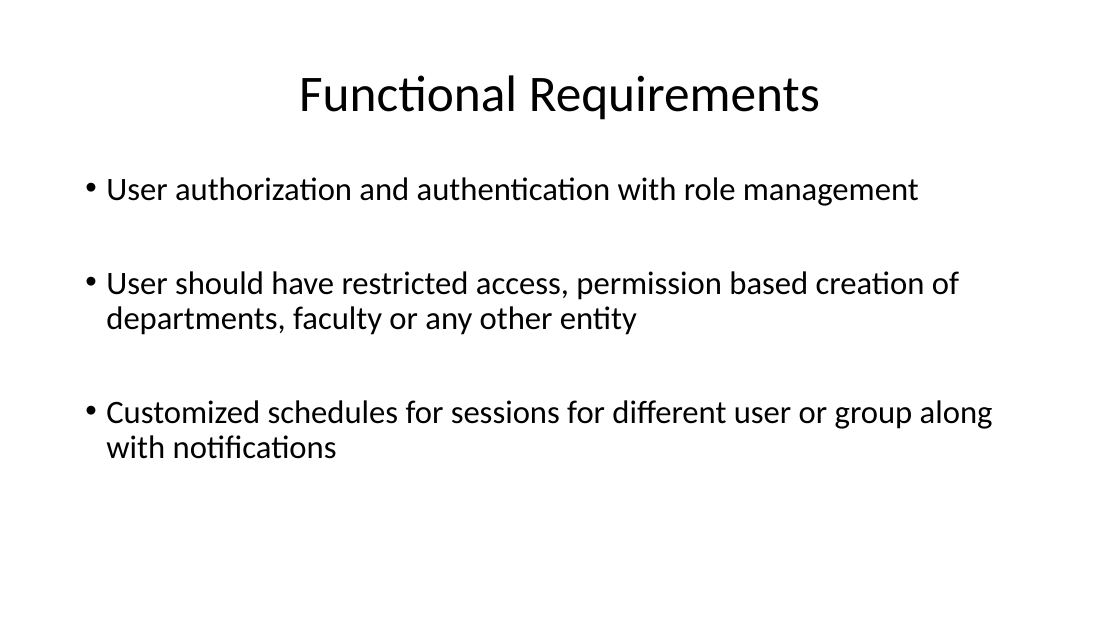
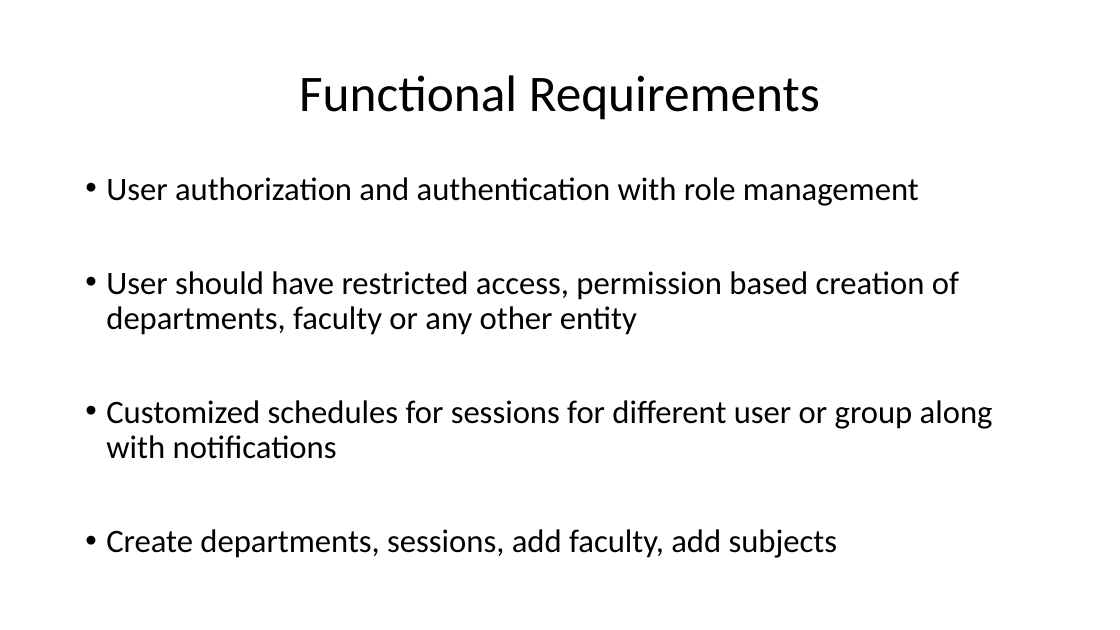
Before and after one commit to pesumca/vibhaag, a slide deck: slide 6 of docs/second_presentation/Vibhaag - Second Presentation.pptx. Drawn at 1120x630 pixels with LibreOffice and Linux fonts; fonts in the diff are those of the drawing. Boxes give left, top, right and bottom in pixels: in the first picture for what was removed or moved away, otherwise in the second. Text is boxed around its words. In the diff, an @@ line names an element or a change of style, - is before the commit and + after.

Commit message:
CRUD operations for Departments

```diff
--- a/docs/second_presentation/Vibhaag - Second Presentation.pptx
+++ b/docs/second_presentation/Vibhaag - Second Presentation.pptx
@@ text at (106, 529, 838, 558): paragraph added @@
+• Create departments, sessions, add faculty, add subjects
```
Also in this commit, not shown: 3 other slides changed, 5 other files.
